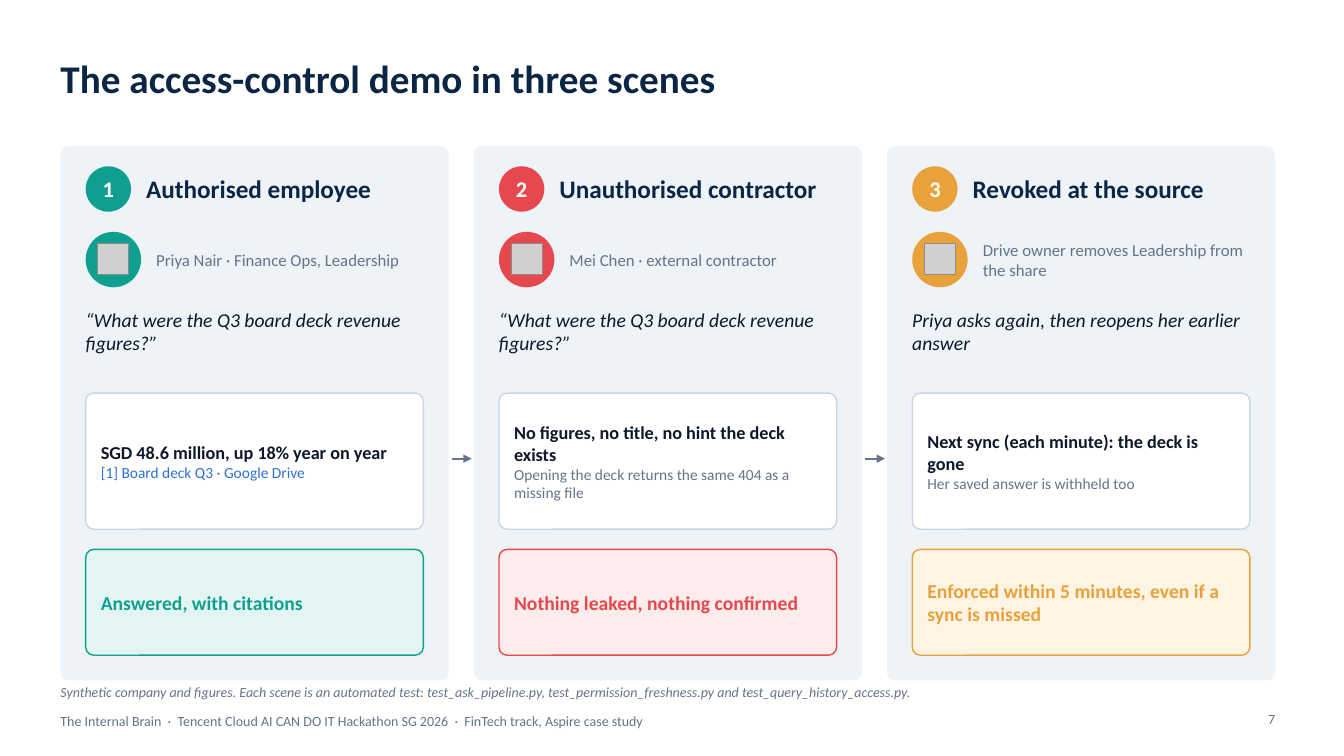
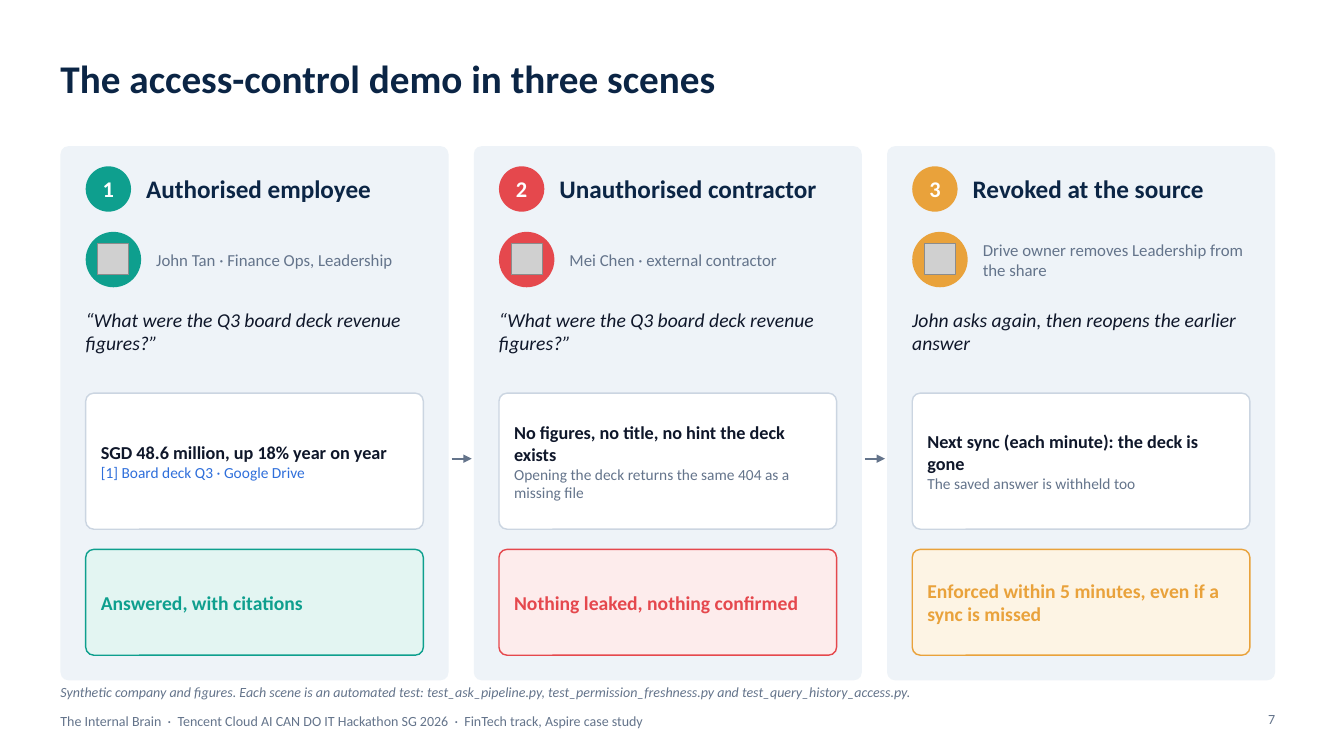
Before and after one commit to pavan2184/tencent-hack, a slide deck: slide 7 of docs/presentations/internal-brain-architecture.pptx. Drawn at 1344x756 pixels with LibreOffice and Linux fonts; fonts in the diff are those of the drawing; grey boxes stand for pictures. Boxes give left, top, right and bottom in pixels: in the first picture for what was removed or moved away, otherwise in the second. Text is boxed around its words. In the diff, an @@ line names an element or a change of style, - is before the commit and + after.

```diff
--- a/docs/presentations/internal-brain-architecture.pptx
+++ b/docs/presentations/internal-brain-architecture.pptx
@@ text at bbox=[156, 254, 392, 269]: text changed @@
-Priya Nair · Finance Ops, Leadership
+John Tan · Finance Ops, Leadership
@@ text at bbox=[912, 313, 1236, 350]: text changed @@
-Priya asks again, then reopens her earlier answer
+John asks again, then reopens the earlier answer
@@ text at bbox=[927, 478, 1135, 489]: text changed @@
-Her saved answer is withheld too
+The saved answer is withheld too
```
Also in this commit, not shown: 1 other slide changed, 5 other files.
